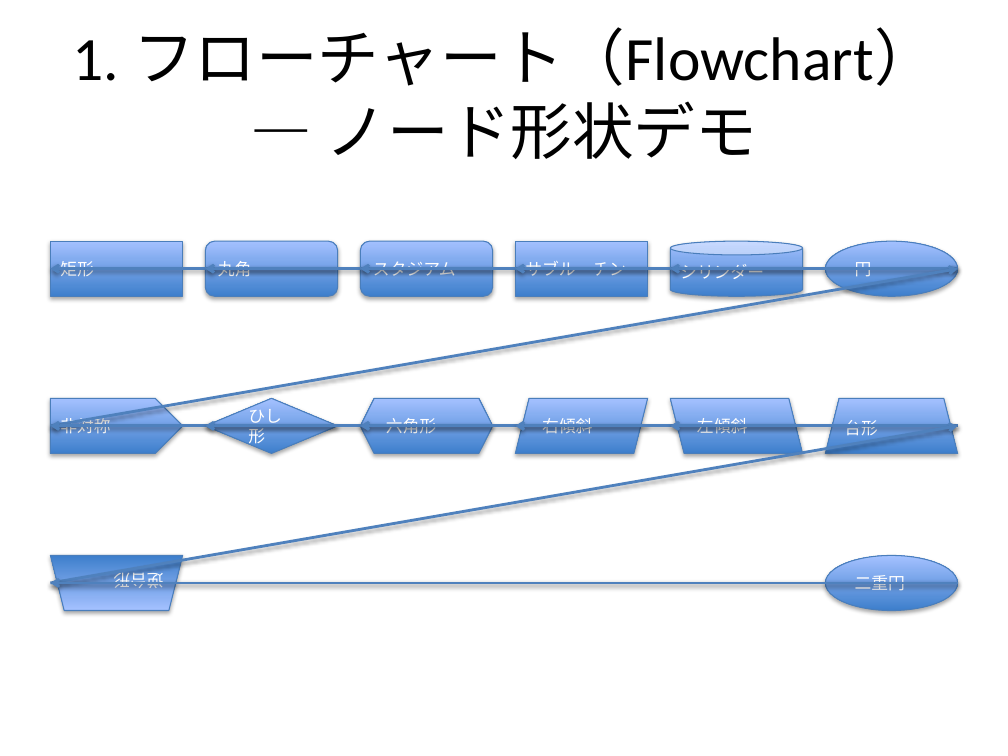
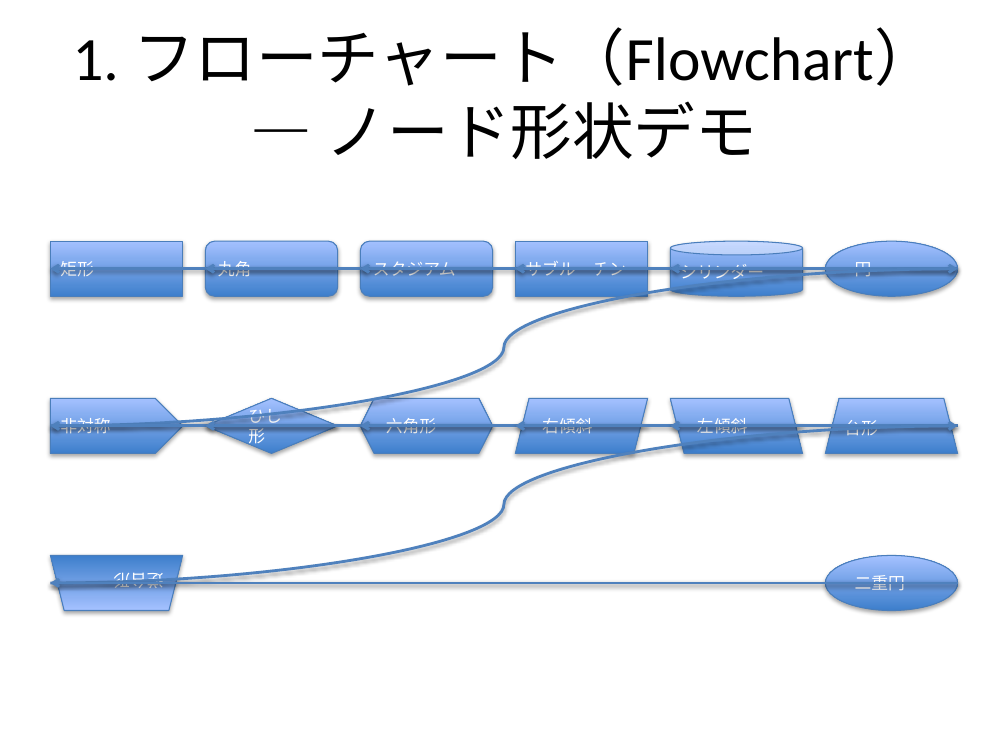
Before and after one commit to notfolder/qmd_to_pptx, a slide deck: slide 13 of demo_full.pptx. Drawn at 1008x756 pixels with LibreOffice and Linux fonts; fonts in the diff are those of the drawing. Boxes give left, top, right and bottom in pixels: in the first picture for what was removed or moved away, otherwise in the second. Text is boxed around its words. In the diff, an @@ line names an element or a change of style, - is before the commit and + after.

```diff
--- a/demo_full.pptx
+++ b/demo_full.pptx
@@ arrow (958, 269) - (50, 425): arrow to curved arrow; route changed @@
@@ arrow (670, 269) - (958, 269): arrow to curved arrow; route changed @@
@@ arrow (50, 425) - (338, 425): arrow to curved arrow; route changed @@
@@ arrow (958, 425) - (50, 583): arrow to curved arrow; route changed @@
@@ arrow (206, 425) - (493, 425): arrow to curved arrow; route changed @@
@@ arrow (670, 425) - (958, 425): arrow to curved arrow; route changed @@
@@ arrow (50, 583) - (958, 583): arrow to curved arrow; route changed @@
```
Also in this commit, not shown: 7 other slides changed, 3 other files.
